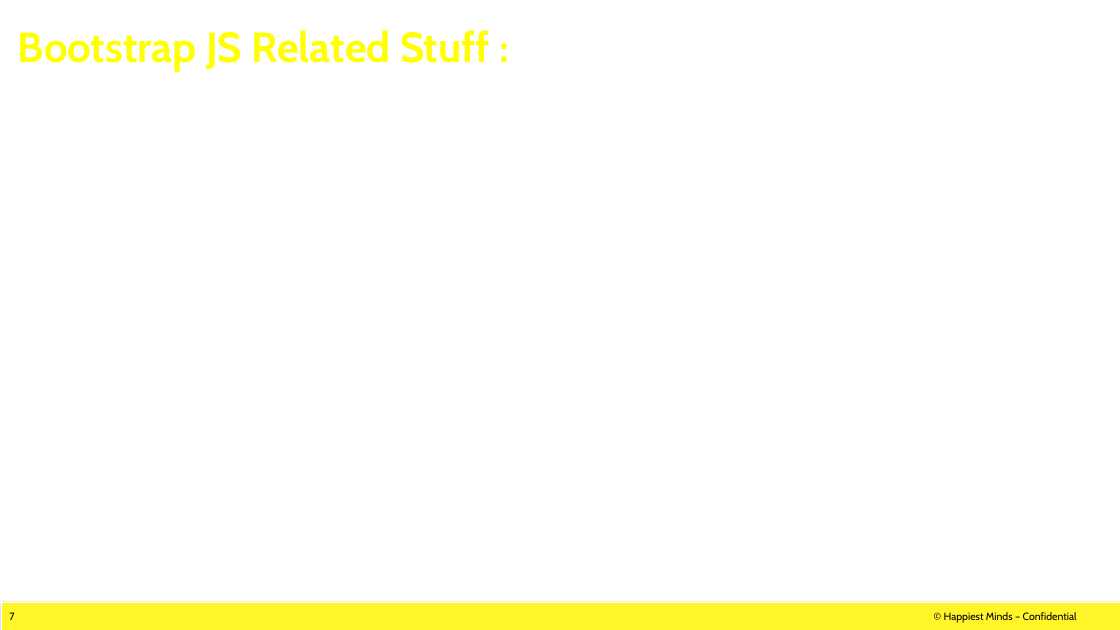
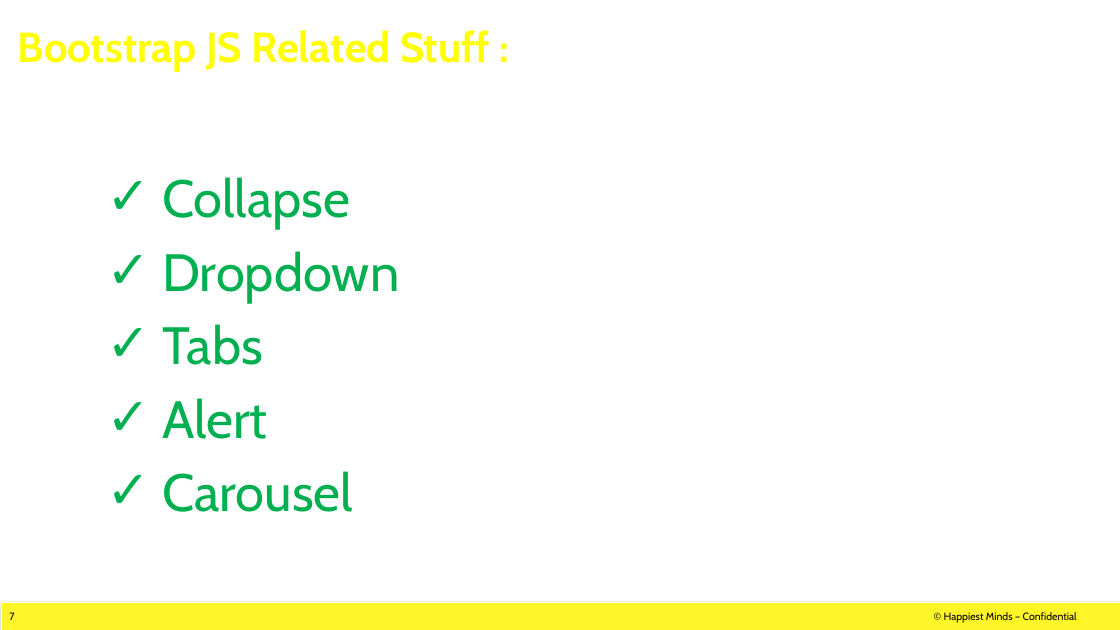
Before and after one commit to ImSraone/Bootstrap, a slide deck: slide 7 of PPT/D3JS HM Session.pptx. Drawn at 1120x630 pixels with LibreOffice and Linux fonts; fonts in the diff are those of the drawing; background and template pictures are left out. Boxes give left, top, right and bottom in pixels: in the first picture for what was removed or moved away, otherwise in the second. Text is boxed around its words. In the diff, an @@ line names an element or a change of style, - is before the commit and + after.

Commit message:
Changes related features

```diff
--- a/PPT/D3JS HM Session.pptx
+++ b/PPT/D3JS HM Session.pptx
@@ text added at [162,177,399,512], 45 pt, text #00B050 @@
+✓ Collapse
+✓ Dropdown
+✓ Tabs
+✓ Alert
+✓ Carousel
```
Also in this commit, not shown: 1 other file.
